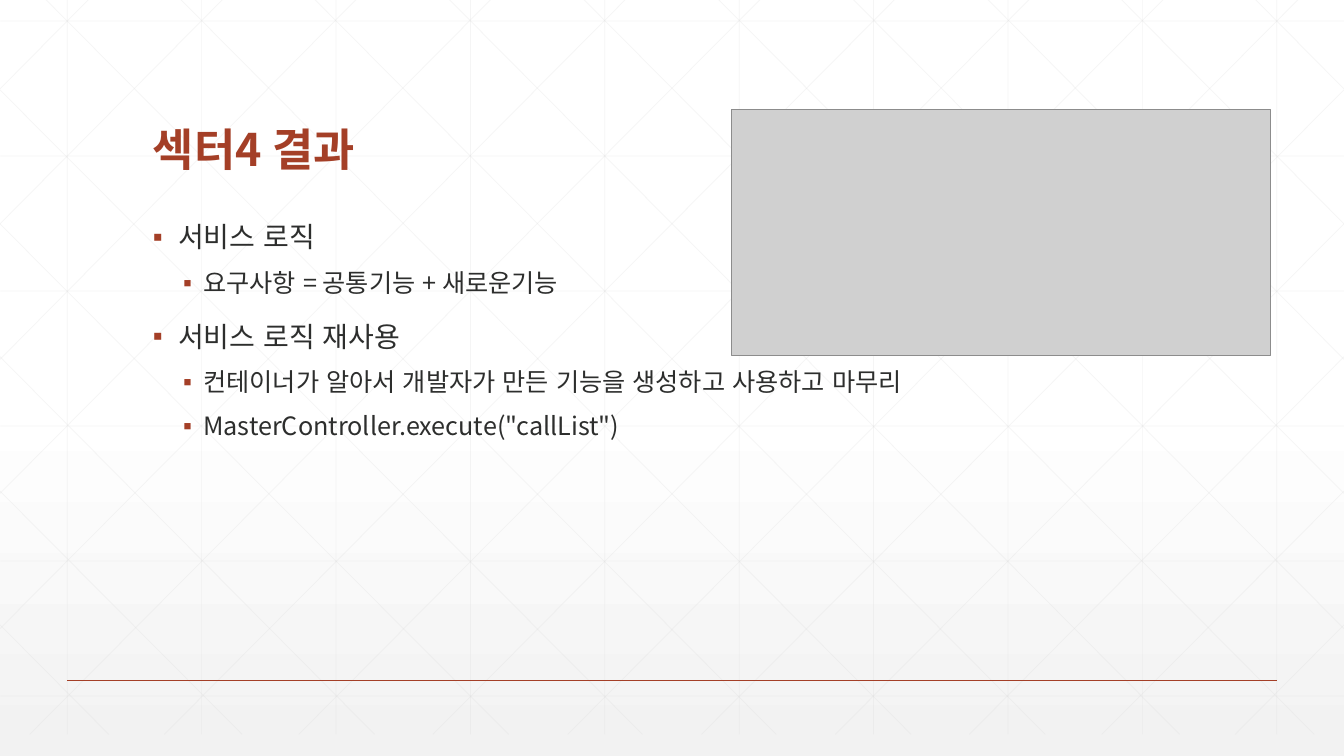
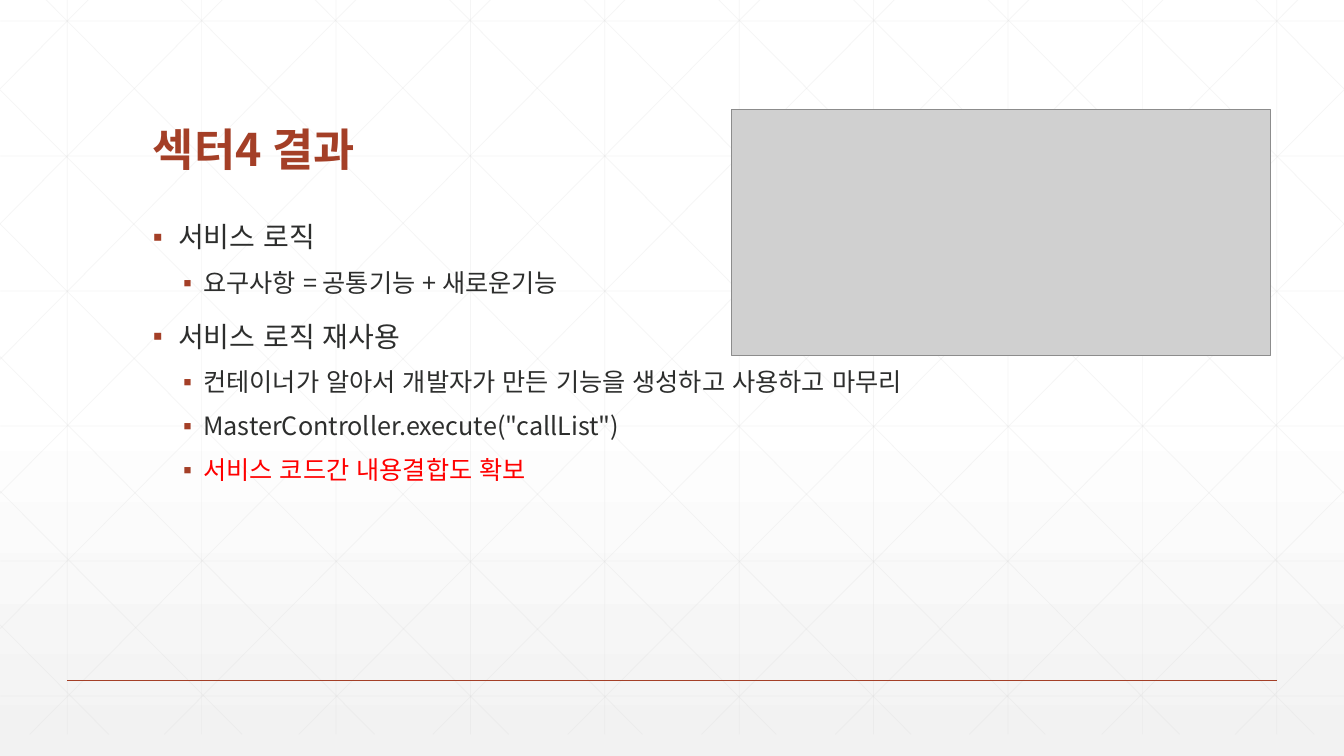
Before and after one commit to zeroshift01/code5, a slide deck: slide 9 of inflearn04/doc/4.서비스 로직을 재사용할 수 있는 IoC 와 DI 를 구현합니다.pptx. Drawn at 1344x756 pixels with LibreOffice and Linux fonts; fonts in the diff are those of the drawing; grey boxes stand for pictures. Boxes give left, top, right and bottom in pixels: in the first picture for what was removed or moved away, otherwise in the second. Text is boxed around its words. In the diff, an @@ line names an element or a change of style, - is before the commit and + after.

Commit message:
섹터 4 다시 작성

```diff
--- a/inflearn04/doc/4.서비스 로직을 재사용할 수 있는 IoC 와 DI 를 구현합니다.pptx
+++ b/inflearn04/doc/4.서비스 로직을 재사용할 수 있는 IoC 와 DI 를 구현합니다.pptx
@@ text at box(203, 458, 525, 481): paragraph added @@
+  ▪ 서비스 코드간 내용결합도 확보
```
Also in this commit, not shown: 7 other slides changed, 12 other files.
